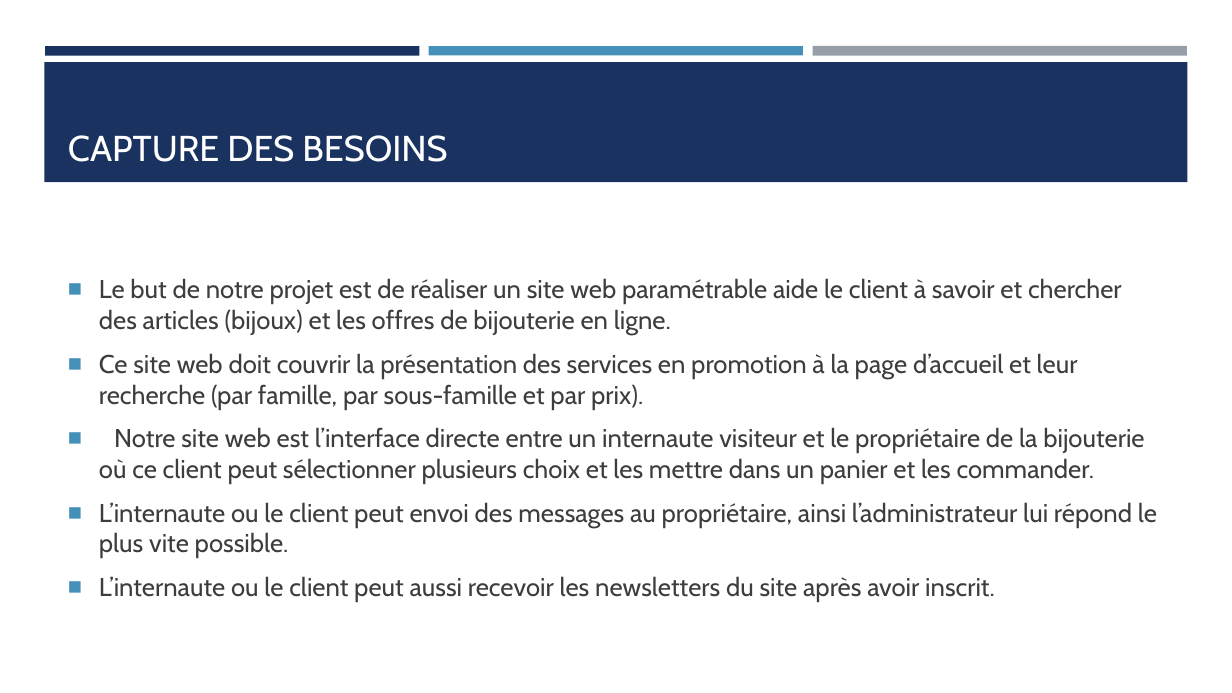
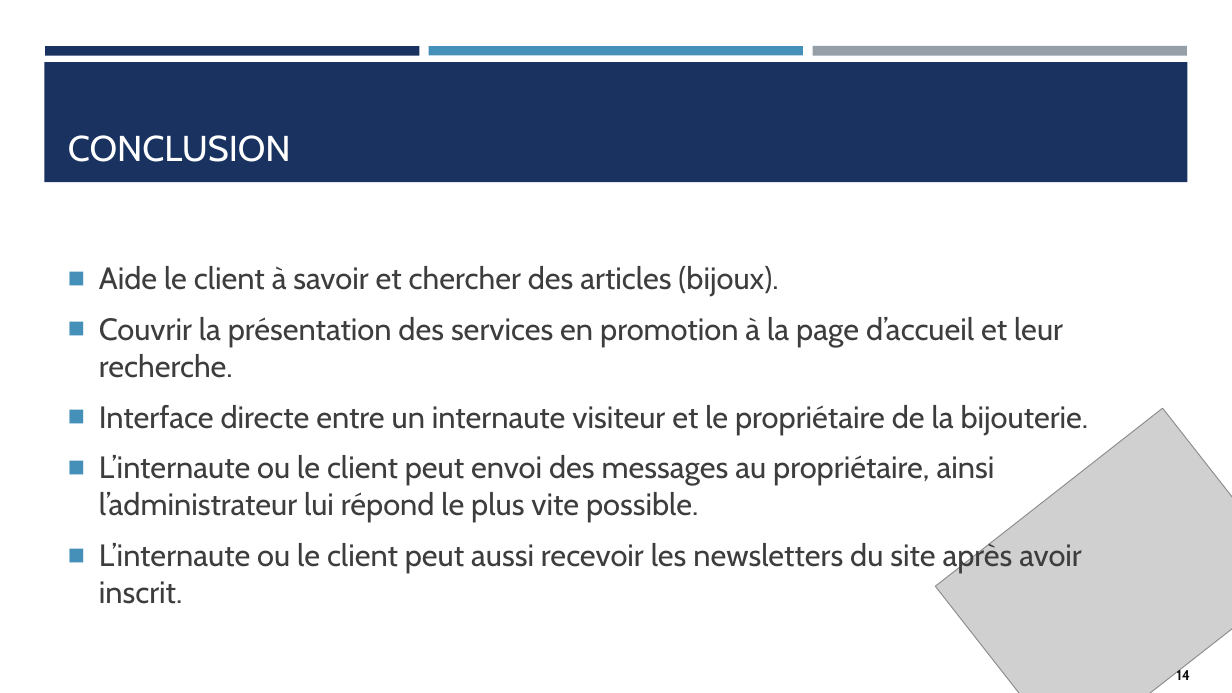
Before and after one commit to saklyayoub/bonchoix.net, a slide deck: slide 14 of global/Présentation.pptx (slide 6 before the commit). Drawn at 1232x693 pixels with LibreOffice and Linux fonts; fonts in the diff are those of the drawing; grey boxes stand for pictures. Boxes give left, top, right and bottom in pixels: in the first picture for what was removed or moved away, otherwise in the second. Text is boxed around its words. In the diff, an @@ line names an element or a change of style, - is before the commit and + after.

```diff
--- a/global/Présentation.pptx
+++ b/global/Présentation.pptx
@@ title at (68,135,291,162): text changed @@
-CAPTURE DES BESOINS
+CONCLUSION
@@ text at (99,266,1089,434): text changed; size 20 to 24 pt @@
-■ Le but de notre projet est de réaliser un site web paramétrable aide le client à savoir et chercher des articles (bijoux) et les offres de bijouterie en ligne.
-■ Ce site web doit couvrir la présentation des services en promotion à la page d’accueil et leur recherche (par famille, par sous-famille et par prix).
-■ Notre site web est l’interface directe entre un internaute visiteur et le propriétaire de la bijouterie où ce client peut sélectionner plusieurs choix et les mettre dans un panier et les commander.
+■ Aide le client à savoir et chercher des articles (bijoux).
+■ Couvrir la présentation des services en promotion à la page d’accueil et leur recherche.
+■ Interface directe entre un internaute visiteur et le propriétaire de la bijouterie.
@@ picture added at (935,408,1232,693) @@
@@ text at (99,455,1081,604): size 20 to 24 pt in "L’internaute ou le client peut envoi des ...", "L’internaute ou le client peut aussi recevoir ..." @@
@@ text added at (1177,668,1190,680), 11 pt, text #0D0D0D, bold @@
+14
```
Also in this commit, not shown: 11 other slides changed, 3 slides added, 11 slides removed.
